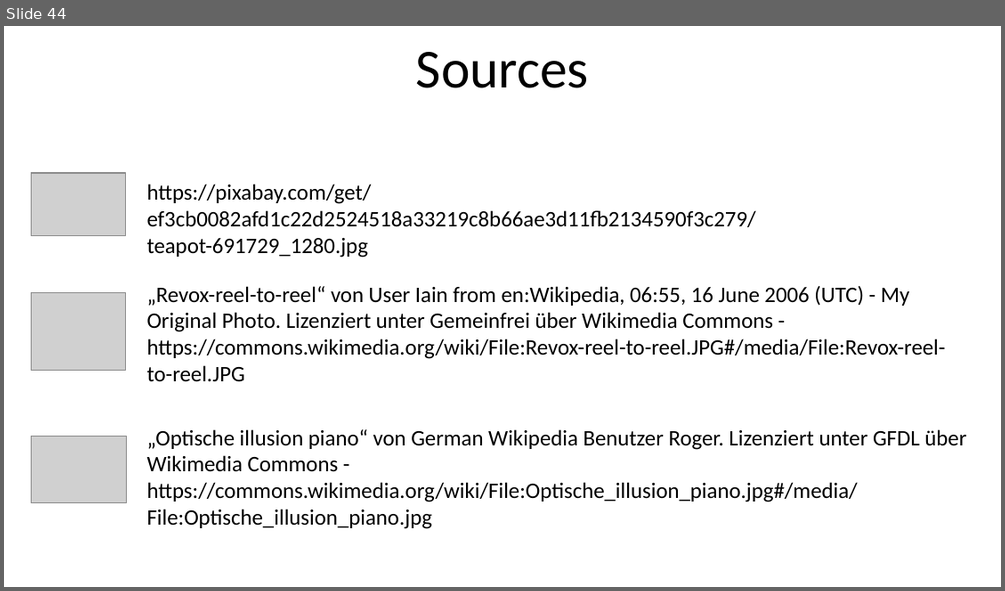
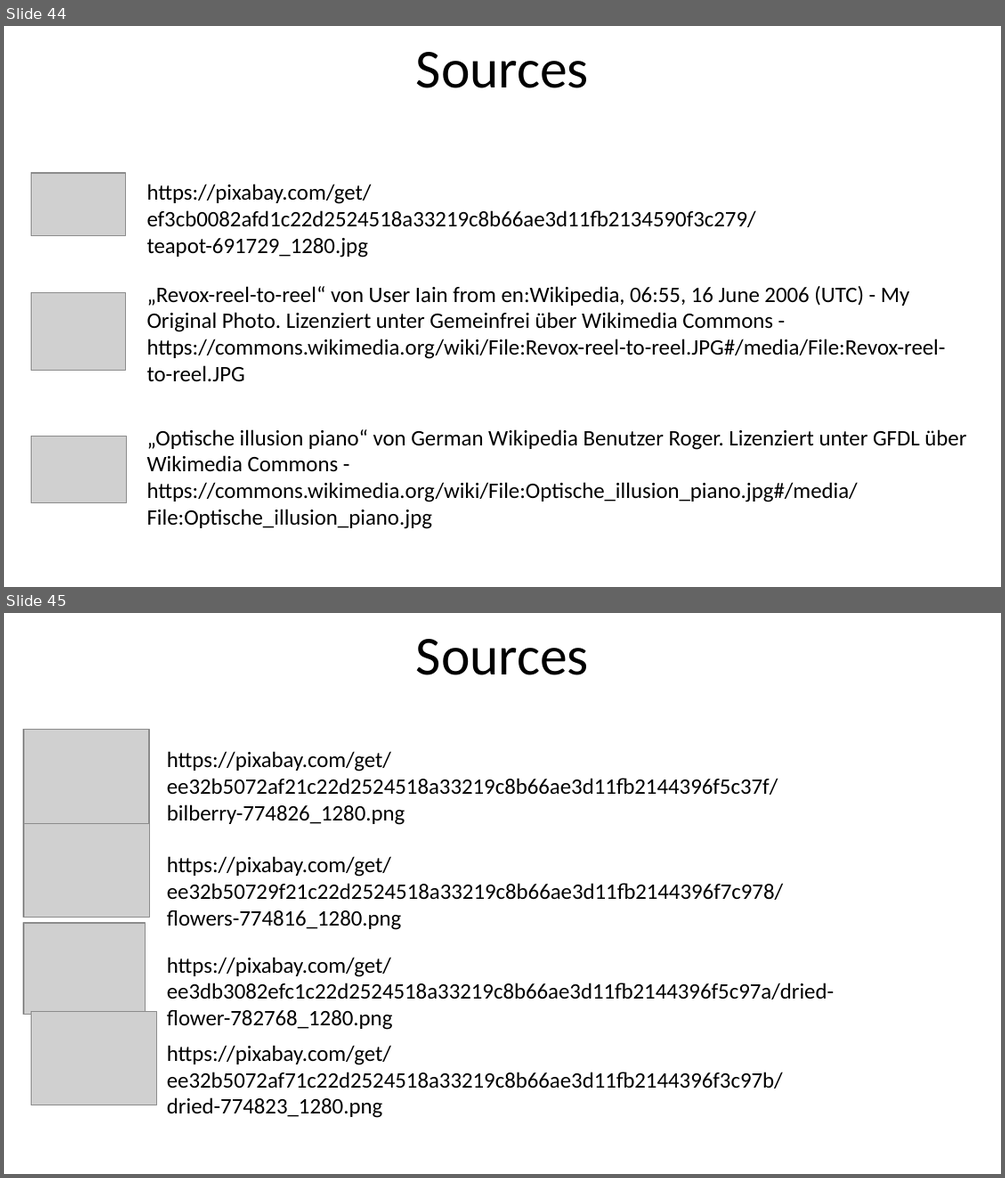
Before and after one commit to robindanzinger/chado_presentation, a slide deck: chadojs - who is testing the mocks - 16zu9.pptx. Shown one above the other, each under a label of ours: slide 44 before the commit, slides 44 and 45 after it. The pictures are 1005x591 and 1005x1178 pixels, drawn with LibreOffice and Linux fonts; fonts in the diff are those of the drawing; grey boxes stand for pictures. Boxes give left, top, right and bottom in pixels: in the first picture for what was removed or moved away, otherwise in the second. Text is boxed around its words. In the diff, an @@ line names an element or a change of style, - is before the commit and + after.

Commit message:
added sources

```diff
--- a/chadojs - who is testing the mocks - 16zu9.pptx
+++ b/chadojs - who is testing the mocks - 16zu9.pptx
@@ slide 45 added at (4,613,1001,1174), background #FFFFFF @@
@@ title added at (416,639,589,675), 39.6 pt, text #000000 @@
+Sources
@@ picture added at (24,729,150,822) @@
@@ text added at (167,751,777,825), 16 pt, text #000000 @@
+https://pixabay.com/get/ee32b5072af21c22d2524518a33219c8b66ae3d11fb2144396f5c37f/bilberry-774826_1280.png
@@ picture added at (24,822,150,917) @@
@@ text added at (167,856,783,930), 16 pt, text #000000 @@
+https://pixabay.com/get/ee32b50729f21c22d2524518a33219c8b66ae3d11fb2144396f7c978/flowers-774816_1280.png
@@ picture added at (24,923,146,1014) @@
@@ text added at (167,957,833,1030), 16 pt, text #000000 @@
+https://pixabay.com/get/ee3db3082efc1c22d2524518a33219c8b66ae3d11fb2144396f5c97a/dried-flower-782768_1280.png
@@ picture added at (32,1011,157,1104) @@
@@ text added at (167,1045,783,1118), 16 pt, text #000000 @@
+https://pixabay.com/get/ee32b5072af71c22d2524518a33219c8b66ae3d11fb2144396f3c97b/dried-774823_1280.png
```
Also in this commit, not shown: 3 slides changed, 1 other slide added.
